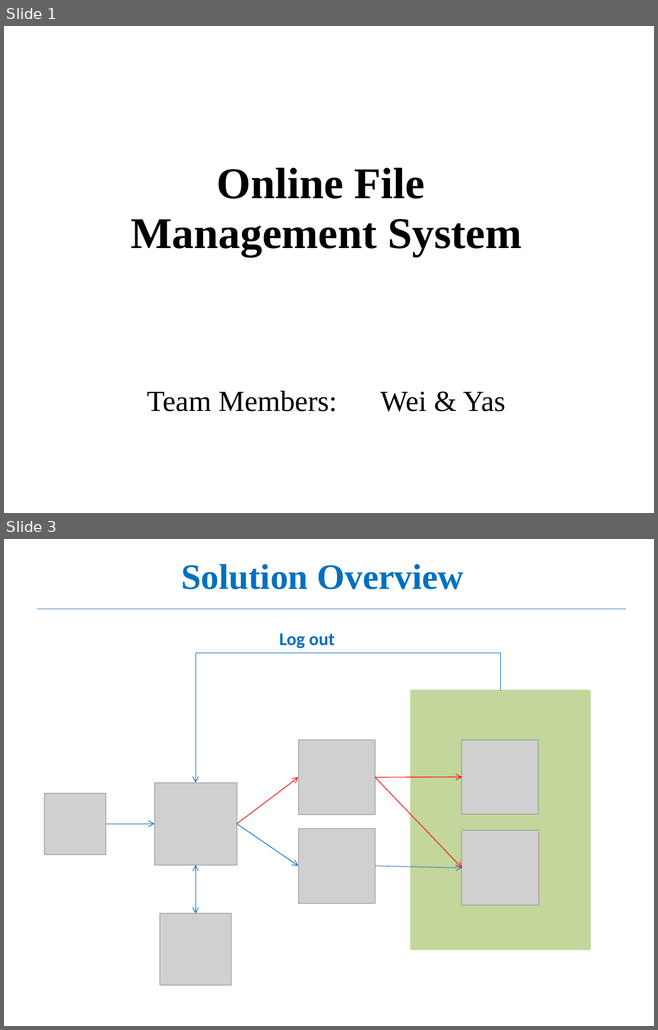
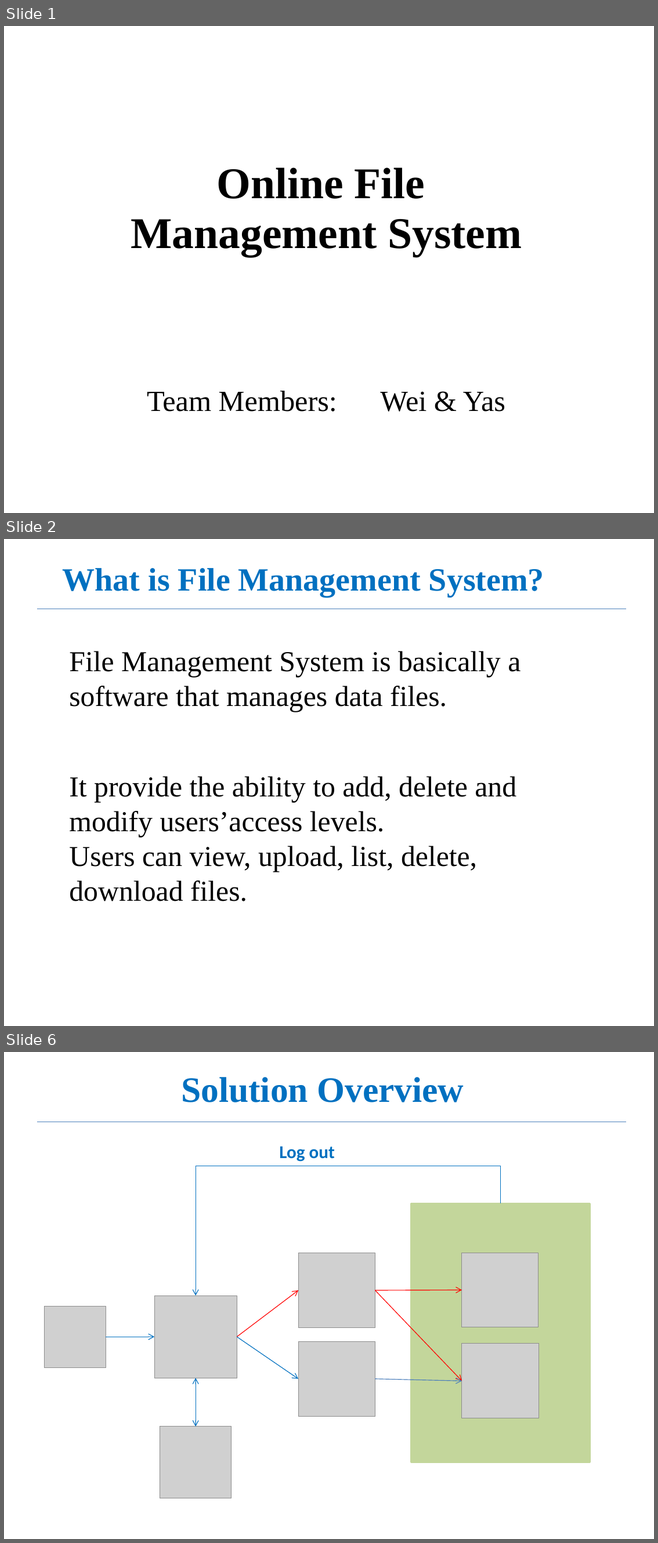
Before and after one commit to yassiejoon/PHPOnlineManagementSystem, a slide deck: documents/php_ofms.pptx. Shown one above the other, each under a label of ours: slides 1 and 3 before the commit, slides 1, 2 and 6 after it; the slides between them are not shown. The pictures are 658x1030 and 658x1543 pixels, drawn with LibreOffice and Linux fonts; fonts in the diff are those of the drawing; grey boxes stand for pictures. Boxes give left, top, right and bottom in pixels: in the first picture for what was removed or moved away, otherwise in the second. Text is boxed around its words. In the diff, an @@ line names an element or a change of style, - is before the commit and + after.

```diff
--- a/documents/php_ofms.pptx
+++ b/documents/php_ofms.pptx
@@ slide 2 added at [4,539,654,1026], background #FFFFFF @@
@@ text added at [63,568,544,596], 36 pt, text #0070C0, bold @@
+What is File Management System?
@@ line added from (37, 609) to (626, 609), #4B7EBC 0.75 pt @@
@@ text added at [69,651,520,901], 32 pt, text #000000 @@
+File Management System is basically a software that manages data files.
+It provide the ability to add, delete and modify users’access levels.
+Users can view, upload, list, delete, download files.
@@ what was slide 3 is now slide 6 @@
```
Also in this commit, not shown: 3 slides changed, 3 other slides added, 3 slides removed, 44 other files.
